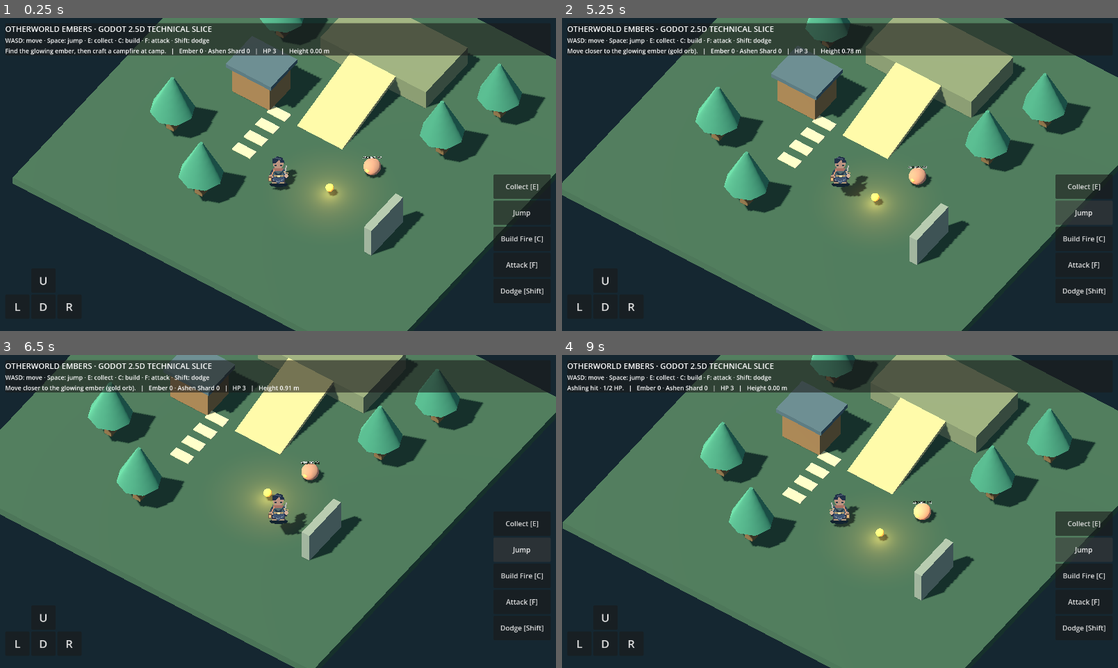
Above: before the commit, frames 1-4 (two rows, left to right).
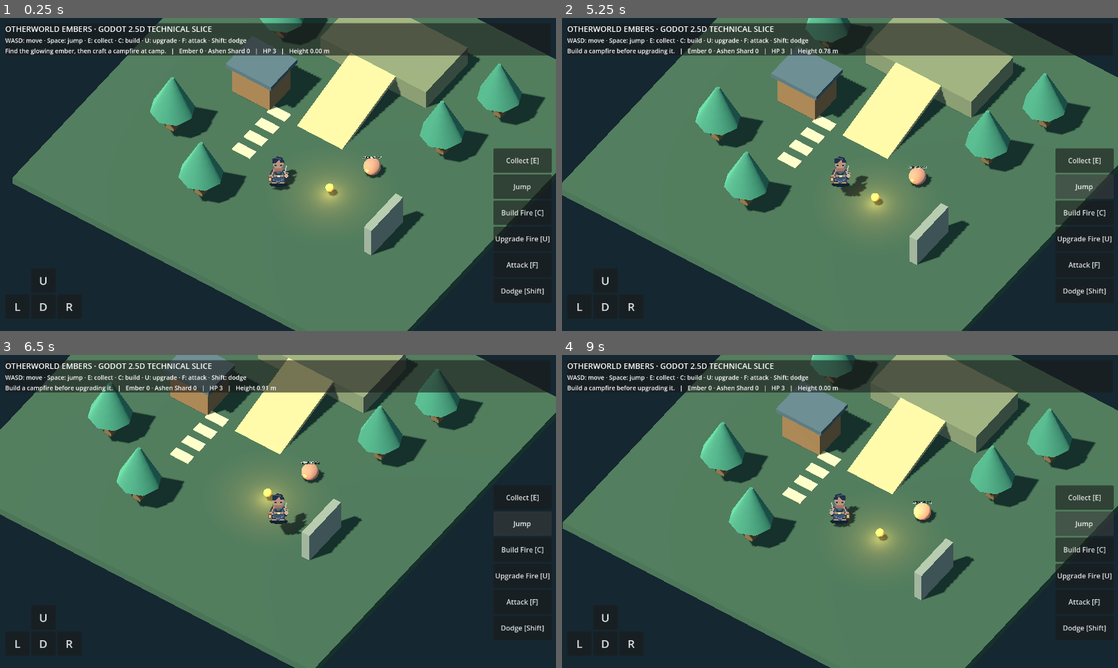
Above: after the commit, the same moments.

Repository: shaolei528/shaolei
Game: Godot game, scene res://scenes/main.tscn
Two runs of this game, one before a commit and one after it. Both use one fixed random seed, a clock stepped at 60 frames per second and the inputs below.
Inputs:
- Up to frame 1 (0.25 s): no input
- Up to frame 2 (5.25 s): click "U" at 0.5 s; click "L" at 1.25 s; click "D" at 2 s; click "R" at 2.75 s; click "Collect [E]" at 3.5 s; click "Jump" at 4.25 s; tap Enter at 5 s; hold D from 5.03 s (still down); tap U at 5.1 s
- Up to frame 3 (6.5 s): tap Space at 5.27, 6.02 s; release D at 5.78 s; hold S from 5.78 s (still down); tap U at 5.85 s
- Up to frame 4 (9 s): release S at 6.53 s; hold D 6.53-7.28 s; tap E at 6.6 s; tap U at 6.8, 7.55, 8.3 s; hold W 7.28-8.03 s; tap C at 7.35 s; tap Space at 7.52, 8.27 s; hold A from 8.03 s (still down); tap F at 8.1 s; tap Shift at 8.85 s

The runs differ from the first frame. In frame 1, 1.4% of the frame differs, in the area x 26-100%, y 6-89%; in frame 2, 2.0%, in the area x 1-100%, y 6-89%; in frame 3, 1.2%; in frame 4, 1.9%.

Commit message:
Implement 0.4.0 Ashen Shard campfire upgrade

Diff:
--- a/otherworld-godot/game/scripts/hud.gd
+++ b/otherworld-godot/game/scripts/hud.gd
@@ -27,7 +27,7 @@
 	title.autowrap_mode = TextServer.AUTOWRAP_WORD_SMART
 	text.add_child(title)
 	var hint := Label.new()
-	hint.text = "WASD: move · Space: jump · E: collect · C: build · F: attack · Shift: dodge"
+	hint.text = "WASD: move · Space: jump · E: collect · C: build · U: upgrade · F: attack · Shift: dodge"
 	hint.autowrap_mode = TextServer.AUTOWRAP_WORD_SMART
 	hint.add_theme_font_size_override("font_size", 14)
 	text.add_child(hint)
@@ -50,7 +50,7 @@
 	root.add_child(actions)
 	actions.set_anchors_and_offsets_preset(Control.PRESET_BOTTOM_RIGHT)
 	actions.offset_left = -144
-	actions.offset_top = -360
+	actions.offset_top = -420
 	actions.offset_right = -12
 	actions.offset_bottom = -24
 	var collect := Button.new()
@@ -71,6 +71,12 @@
 	build.pressed.connect(func(): world.craft_campfire(player.global_position))
 	actions.add_child(build)
 	buttons["build"] = build
+	var upgrade := Button.new()
+	upgrade.text = "Upgrade Fire [U]"
+	upgrade.custom_minimum_size = Vector2(132,56)
+	upgrade.pressed.connect(func(): world.upgrade_campfire(player.global_position))
+	actions.add_child(upgrade)
+	buttons["upgrade"] = upgrade
 	var attack := Button.new()
 	attack.text = "Attack [F]"
 	attack.custom_minimum_size = Vector2(132,56)
@@ -116,5 +122,7 @@
 		world.interact(player.global_position)
 	if event.keycode == KEY_C or event.physical_keycode == KEY_C:
 		world.craft_campfire(player.global_position)
+	if event.keycode == KEY_U or event.physical_keycode == KEY_U:
+		world.upgrade_campfire(player.global_position)
 	if event.keycode == KEY_F or event.physical_keycode == KEY_F:
 		world.attack(player.global_position)
